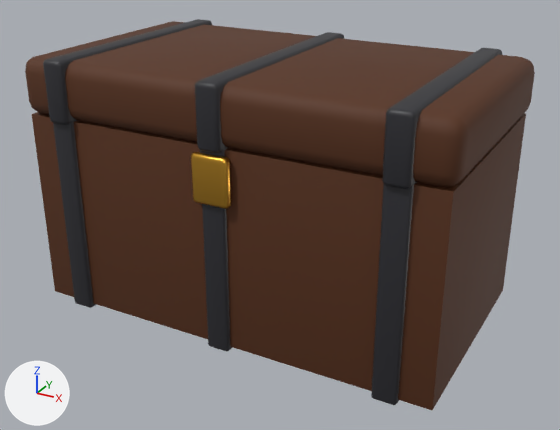
The glTF model assets/models/props/old_chest.glb, before and after one commit.
The view is the same before and after, from a 50 mm camera at (0.757, -1.372, 0.877) aimed at (0.015, -0.024, 0.203). The lights are fixed; the arrows at lower left show +X, +Y and +Z. The picture after the commit comes second. Where no turn or scale is listed for an object, it has been applied to the vertices. Vertices at exactly the same position are counted once.

The first picture shows 'old_chest', 'old_chest_lid'.
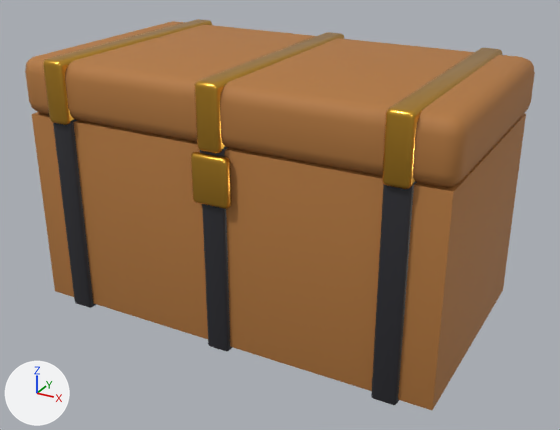
Location of each change, [x1, y1, x2, y2] in pixels of the pictures (560 x 430 px):
part 1 of me_old_chest, recoloured: [32, 112, 526, 410] in both
part 2 of me_old_chest_lid, recoloured (brown to orange): [25, 21, 535, 187] in both
part 3 of me_old_chest_lid, recoloured: [43, 19, 502, 189] in both

The change, as a list of edits to the scene's bpy script:
```text
Add mat_wood_light:
    mat_wood_light = principled_material('wood_light')
    mat_wood_light.base_color = (0.456, 0.19, 0.0474)  # orange #b4793d
    mat_wood_light.roughness = 0.7
Change me_old_chest:
    where me_old_chest.from_pydata(...)  # 1974 vertices, 3900 faces; spans x -0.45..0.45, y -0.27..0.26, z -0.01..0.43
    used by ob_old_chest; location = (0.0, 0.0, 0.0)
    me_old_chest part 1: all 744 faces that had it switch from mat_wood_dark (brown #562d10) to mat_wood_light (orange #b4793d)
Change me_old_chest_lid:
    where me_old_chest_lid.from_pydata(...)  # 384 vertices, 752 faces; spans x -0.46..0.46, y -0.53..0.01, z -0.005..0.125
    used by ob_old_chest_lid; location = (0.0, 0.26, 0.42)
    me_old_chest_lid part 2: all 188 faces that had it switch from mat_wood_dark (brown #562d10) to mat_wood_light (orange #b4793d)
    me_old_chest_lid part 3: all 564 faces that had it switch from mat_graphite (dark grey #2a2a30) to mat_brass (orange #e1aa40)
```
